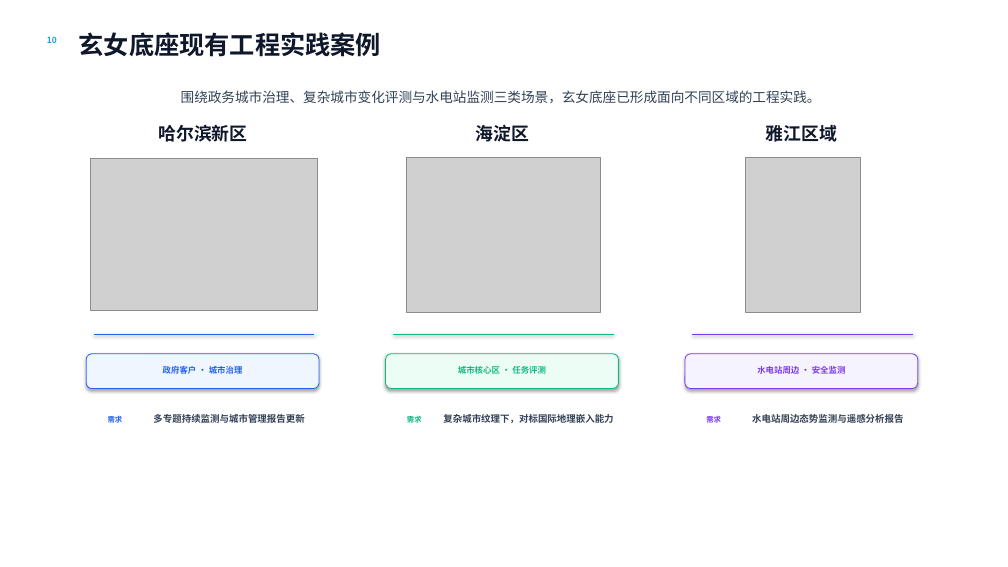
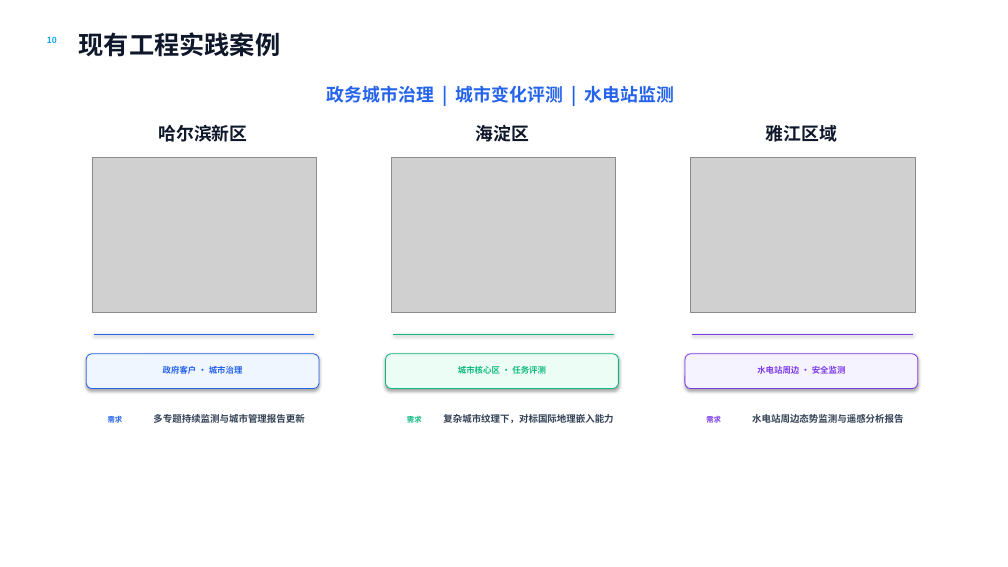
Before and after one commit to go-bananas-wwj/xuannv_embdding, a slide deck: slide 1 of docs/bp_deck/outputs/玄女科技BP_能力案例_v0.2.pptx. Drawn at 1008x567 pixels with LibreOffice and Linux fonts; fonts in the diff are those of the drawing; grey boxes stand for pictures. Boxes give left, top, right and bottom in pixels: in the first picture for what was removed or moved away, otherwise in the second. Text is boxed around its words. In the diff, an @@ line names an element or a change of style, - is before the commit and + after.

```diff
--- a/docs/bp_deck/outputs/玄女科技BP_能力案例_v0.2.pptx
+++ b/docs/bp_deck/outputs/玄女科技BP_能力案例_v0.2.pptx
@@ text at bbox=[79, 32, 281, 57]: text changed @@
-玄女底座现有工程实践案例
+现有工程实践案例
@@ text at bbox=[327, 85, 674, 103]: text changed; size 13 to 17 pt; text colour #334155 to #2563EB; bold on @@
-围绕政务城市治理、复杂城市变化评测与水电站监测三类场景，玄女底座已形成面向不同区域的工程实践。
+政务城市治理 | 城市变化评测 | 水电站监测
@@ picture: place and size @@
-picture at bbox=[406, 157, 600, 312]
+picture at bbox=[392, 157, 616, 312]
@@ picture: place and size @@
-picture at bbox=[746, 157, 861, 312]
+picture at bbox=[691, 157, 916, 312]
```
Also in this commit, not shown: 4 other files.
